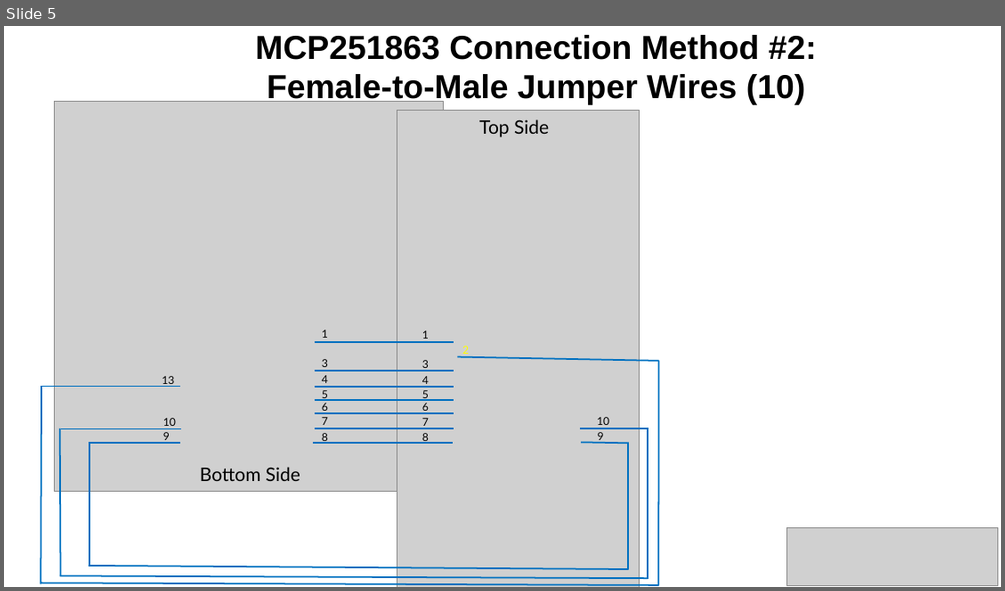
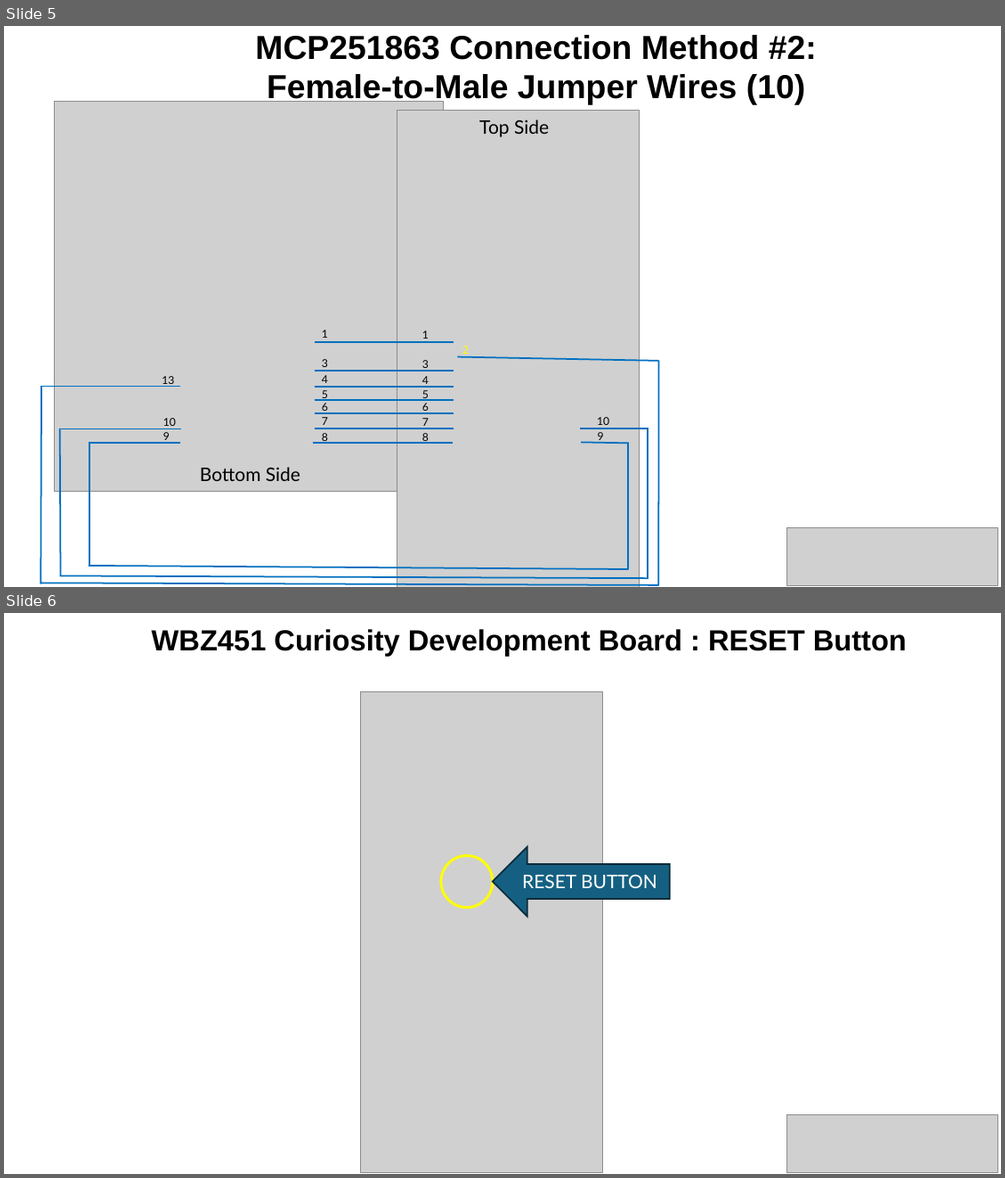
Before and after one commit to MicrochipTech/WBZ45x_BLE_CAN_Sniffer, a slide deck: WBZ45x_CAN_BLE_Peripheral.pptx. Shown one above the other, each under a label of ours: slide 5 before the commit, slides 5 and 6 after it. The pictures are 1005x591 and 1005x1178 pixels, drawn with LibreOffice and Linux fonts; fonts in the diff are those of the drawing; grey boxes stand for pictures. Boxes give left, top, right and bottom in pixels: in the first picture for what was removed or moved away, otherwise in the second. Text is boxed around its words. In the diff, an @@ line names an element or a change of style, - is before the commit and + after.

```diff
--- a/WBZ45x_CAN_BLE_Peripheral.pptx
+++ b/WBZ45x_CAN_BLE_Peripheral.pptx
@@ slide 6 added at box(4, 613, 1001, 1174), background #FFFFFF @@
@@ text added at box(152, 629, 906, 656), 28 pt, text #000000, bold @@
+WBZ451 Curiosity Development Board : RESET Button
@@ picture added at box(360, 692, 602, 1172) @@
@@ left arrow added at box(493, 847, 670, 916), fill #156082, outline #092A39 1.5 pt, 18 pt, text #FFFFFF @@
+RESET BUTTON
@@ ellipse added at box(441, 855, 493, 907), outline #FFFF00 2.5 pt @@
@@ picture added at box(787, 1115, 998, 1172) @@
```
Also in this commit, not shown: 6 other slides added, 17 other files.
